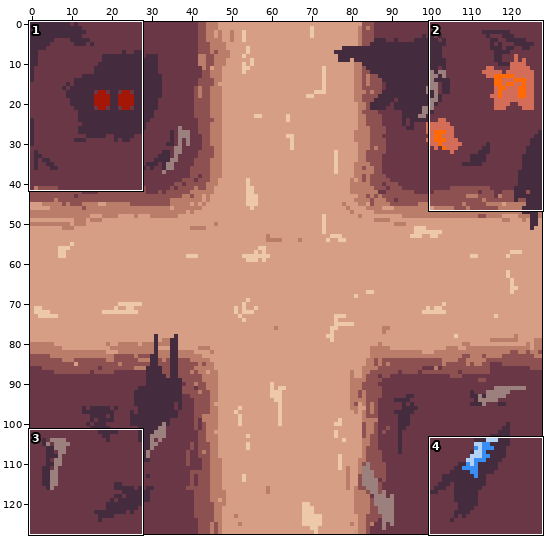
A sprite sheet gets an edit: public/assets/tiles/tile2.png. The picture above shows the old version from afar; the outline marks the close-up.
Close-up. Before:
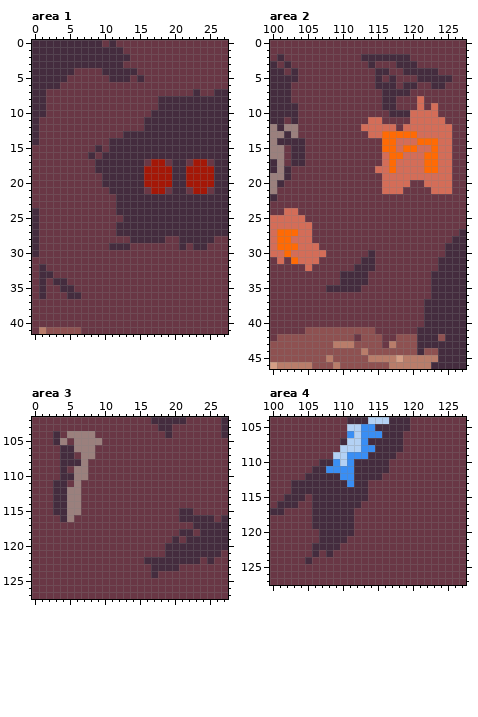
The file is 128x128 pixels. Colours within 5 levels of each other are drawn and written as one. Shown: area 1: x 0..27, y 0..41; area 2: x 100..127, y 0..46; area 3: x 0..27, y 102..127; area 4: x 100..127, y 104..127.
Now the later version:
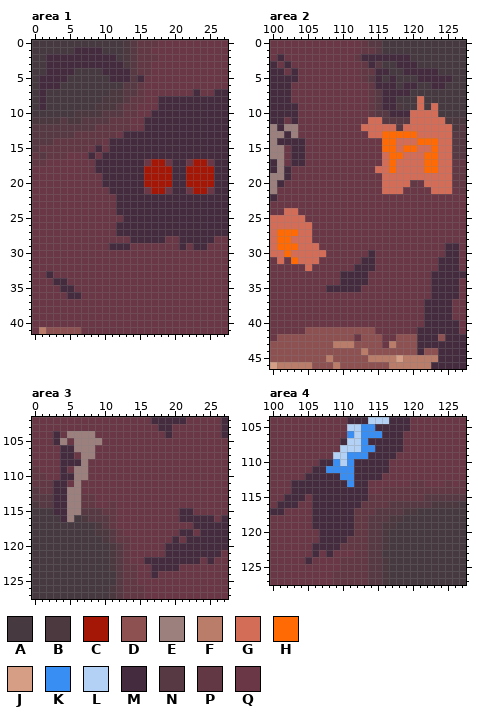
Palette (. is transparent): A #463a40  B #4c3940  C #a41707  D #8e5151  E #9b807d  F #b97d6a  G #d46d58  H #ff6a04  J #d59e85  K #398ef4  L #b3d1f4  M #442c3e  N #573943  P #623844  Q #693745
Difference:
--- area 1
@@ x 0..27 @@
- 0 MMMMMMMMMMQMQQQQQQQQQQQQQQQQ
- 1 MMMMMMMMMMMMMQQQQQQQQQQQQQQQ
- 2 MMMMMMMMMMMMMMQQQQQQQQQQQQQQ
- 3 MMMMMMMMMMMMMQQQQQQQQQQQQQQQ
- 4 MMMMMMQQQQMMMMMQQQQQQQQQQQQQ
- 5 MMMMMQQQQQQMMMQMQQQQQQQQQQQQ
- 6 MMMMQQQQQQQQQQQQQQQQQQQQQQQQ
- 7 MMQQQQQQQQQQQQQQQQQQQQQMQQMM
- 8 MMQQQQQQQQQQQQQQQQMMMMMMMMMM
- 9 MMQQQQQQQQQQQQQQQQMMMMMMMMMM
-10 MMQQQQQQQQQQQQQQQMMMMMMMMMMM
-11 MQQQQQQQQQQQQQQQMMMMMMMMMMMM
-12 MQQQQQQQQQQQQQQQMMMMMMMMMMMM
-13 MQQQQQQQQQQQQMMMMMMMMMMMMMMM
-14 MQQQQQQQQQQMMMMMMMMMMMMMMMMM
-15 QQQQQQQQQMQMMMMMMMMMMMMMMMMM
-16 QQQQQQQQMQMMMMMMMMMMMMMMMMMM
-17 QQQQQQQQQMMMMMMMQCCQMMQCCQMM
+ 0 AAAAAAAAAAAAABNPPPQQQQQQQQQQ
+ 1 AAAAAAMMMMAAABNPPQQQQQQQQQQQ
+ 2 AAMMMMMMMMMMABNPPPQQQQQQQQQQ
+ 3 AAMMMMMMMMMMMBNPPQQQQQQQQQQQ
+ 4 AAMMMMAAAAMMMMNPPQQQQQQQQQQQ
+ 5 AMMMMAAAAAAMMMNMQQQQQQQQQQQQ
+ 6 AMMMAAAAAAAAANNPQQQQQQQQQQQQ
+ 7 AMAAAAAAAAABBNNPQQQQQQQMQQMM
+ 8 AMAAAAAAAABBBNPPQQMMMMMMMMMM
+ 9 AMAAAAAAABBBNPPQQQMMMMMMMMMM
+10 AAAAAABBBBNNNPPQQMMMMMMMMMMM
+11 BBBBNBBNNNNPPPQQMMMMMMMMMMMM
+12 NNNNNNNNNPPPPPQQMMMMMMMMMMMM
+13 NNNNNNPPPPPPQMMMMMMMMMMMMMMM
+14 NNNPPPPPPPQMMMMMMMMMMMMMMMMM
+15 NPPPPPPPQMQMMMMMMMMMMMMMMMMM
+16 PNPPPQQQMQMMMMMMMMMMMMMMMMMM
+17 PPQQQQQQQMMMMMMMQCCQMMQCCQMM
 18 QQQQQQQQQMMMMMMMCCCCMMCCCCMM
@@ x 0..3 @@
 23 QQQQ
-24 MQQQ
-25 MQQQ
-26 MQQQ
-27 MQQQ
-28 MQQQ
-29 MQQQ
-30 MQQQ
+24 QQQQ
+25 QQQQ
+26 QQQQ
+27 QQQQ
+28 QQQQ
+29 QQQQ
+30 QQQQ
 31 QQQQ
-32 QMQQ
-33 QMMQ
-34 QMQM
-35 QMQQ
-36 QMQQ
+32 QQQQ
+33 QQMQ
+34 QQQM
+35 QQQQ
+36 QQQQ
 37 QQQQ
--- area 2
@@ x 110..127 @@
- 0 QQQQQQQQQQQQQQQQQQ
- 1 QQQQQQQQQQQQQQQQQQ
- 2 QQQMMMMMMMQQQQQQQQ
- 3 QQQQMQQQMMMQQQQQQQ
- 4 QQQQQMMQQMMMMMQQQQ
- 5 QQQQQMQMQQQMMMMMQQ
- 6 QQQQQMMMQMMQQMMQQQ
- 7 QQQQQQMMMMQQQQQQQQ
- 8 QQQQQQMMQQQGQQQQQQ
- 9 QQQQQQMMQQQGQGQQQQ
-10 QQQQQQQMMMGGGGQQQQ
-11 QQQQGGQQQQGGGGGQQQ
-12 QQQGGGGGQGGGGGGGQQ
-13 QQQQGGHHHHHGGGGGQQ
-14 QQQQQQHHGGGHHHGGQQ
-15 QQQQQQHHGHHGGHGGQQ
-16 QQQQQQGHHGGGHHGGQQ
-17 QQQQQQGHGGGGHHGGQQ
-18 QQQQQGGHGGGGHHGGQQ
-19 QQQQQQGGGGGGGGGGQQ
-20 QQQQQQGGGGQQGGGGQQ
-21 QQQQQQGGGQQQQGGGQQ
+ 0 QQQPNNAAAAAAAAAAAA
+ 1 QQQPPNAAAAAAAAAAAA
+ 2 QQPMMMMMMMAAAAAAAA
+ 3 QQQPMNAAMMMAAAAAAA
+ 4 QQQPPMMAAMMMMMAAAA
+ 5 QQQPNMAMAAAMMMMMAA
+ 6 QQQQPMMMAMMAAMMAAA
+ 7 QQQQPNMMMMAAAAAAAA
+ 8 QQQQPNMMAAAGAAAAAA
+ 9 QQQQPNMMBAAGAGAAAA
+10 QQQQPNNMMMGGGGAAAA
+11 QQQQGGNNNNGGGGGBBB
+12 QQQGGGGGNGGGGGGGBN
+13 QQQQGGHHHHHGGGGGNN
+14 QQQQQQHHGGGHHHGGNN
+15 QQQQQQHHGHHGGHGGNN
+16 QQQQQQGHHGGGHHGGNN
+17 QQQQQQGHGGGGHHGGPP
+18 QQQQQGGHGGGGHHGGPP
+19 QQQQQQGGGGGGGGGGPP
+20 QQQQQQGGGGPQGGGGPP
+21 QQQQQQGGGQQQQGGGQP
 22 QQQQQQQQQQQQQQQQQQ
@@ x 124..127 @@
 26 QQQQ
-27 QQQM
-28 QQMM
-29 QMMM
-30 QMMM
-31 MMMM
-32 MMMM
+27 QQQQ
+28 QQQQ
+29 QMMQ
+30 QMMQ
+31 MMMQ
+32 MMMQ
 33 MMMM
-34 MMMM
-35 MMMM
-36 MMMM
-37 MMMM
-38 MMMM
-39 MMMM
-40 MMMM
-41 MMMM
+34 MMMQ
+35 MMMQ
+36 MMMQ
+37 MMQQ
+38 MMQQ
+39 MMQQ
+40 MMMQ
+41 MMMQ
 42 DMMM
--- area 3
@@ x 0..17 @@
 108 QQQQMMMEQQQQQQQQQQ
-109 QQQQMQEEQQQQQQQQQQ
-110 QQQQMMEEQQQQQQQQQQ
-111 QQQMMQEQQQQQQQQQQQ
-112 QQQMMEEQQQQQQQQQQQ
-113 QQQMMEEQQQQQQQQQQQ
-114 QQQMMEEQQQQQQQQQQQ
-115 QQQMMEEQQQQQQQQQQQ
-116 QQQQMEQQQQQQQQQQQQ
-117 QQQQQQQQQQQQQQQQQQ
-118 QQQQQQQQQQQQQQQQQQ
-119 QQQQQQQQQQQQQQQQQQ
-120 QQQQQQQQQQQQQQQQQQ
-121 QQQQQQQQQQQQQQQQQQ
-122 QQQQQQQQQQQQQQQQMM
-123 QQQQQQQQQQQQQQQQQM
-124 QQQQQQQQQQQQQQQQQM
-125 QQQQQQQQQQQQQQQQQQ
-126 QQQQQQQQQQQQQQQQQQ
-127 QQQQQQQQQQQQQQQQQQ
+109 PQQQMQEEQQQQQQQQQQ
+110 PPQQMMEEQQQQQQQQQQ
+111 PPPMMQEQQQQQQQQQQQ
+112 NPPMMEEQQQQQQQQQQQ
+113 NNNMMEEPPQQQQQQQQQ
+114 BNNMMEEPPQQPQQQQQQ
+115 AAAMMEENNNPPQQQQQQ
+116 AAAAMEABNNNPQQQQQQ
+117 AAAAAAAAABNPQQQQQQ
+118 AAAAAAAAABBNPQQQQQ
+119 AAAAAAAAAABNPPQQQQ
+120 AAAAAAAAAAABNPQQQQ
+121 AAAAAAAAAAABNPQQQQ
+122 AAAAAAAAAAABNPQQMM
+123 AAAAAAAAAAABNPPQQM
+124 AAAAAAAAAAAANPPQQM
+125 AAAAAAAAAAAANPPQQQ
+126 AAAAAAAAAAABNPPPQQ
+127 AAAAAAAAAAABNPPPQQ
--- area 4
@@ x 100..127 @@
 112 QQQQQMMMMMKKMMMMQQQQQQQQQQQQ
-113 QQQMMMMMMMMKMMQQQQQQQQQQQQQQ
-114 QQQMMMMMMMMMMMQQQQQQQQQQQQQQ
-115 QQMMMQMMMMMMMMQQQQQQQQQQQQQQ
-116 QMMMQQMMMMMMMQQQQQQQQQQQQQQQ
-117 MMQQQQMMMMMMQQQQQQQQQQQQQQQQ
-118 QQQQQQMMMMMMQQQQQQQQQQQQQQQQ
-119 QQQQQQMMMMMMQQQQQQQQQQQQQQQQ
-120 QQQQQQQMMMMMQQQQQQQQQQQQQQQQ
-121 QQQQQQQMMMMQQQQQQQQQQQQQQQQQ
-122 QQQQQQMMMMQQQQQQQQQQQQQQQQQQ
-123 QQQQQQMQMQQQQQQQQQQQQQQQQQQQ
-124 QQQQQMQQQQQQQQQQQQQQQQQQQQQQ
-125 QQQQQQQQQQQQQQQQQQQQQQQQQQQQ
-126 QQQQQQQQQQQQQQQQQQQQQQQQQQQQ
-127 QQQQQQQQQQQQQQQQQQQQQQQQQQQQ
+113 QQQMMMMMMMMKMMQQQQQQPPQQQPQP
+114 QQQMMMMMMMMMMMQQPPPPPPPPPPPP
+115 QQMMMQMMMMMMMMPPPPPPPPNNNNNN
+116 QMMMQQMMMMMMMPPPPNNNNNNBBBBA
+117 MMQQQQMMMMMMPPPNNNNBBAAAAAAA
+118 QQQQQQMMMMMMPPNNNBBAAAAAAAAA
+119 QQQQQQMMMMMMPPNNBBAAAAAAAAAA
+120 QQQQQQQMMMMMPPNNBAAAAAAAAAAA
+121 QQQQQQQMMMMPPPNNBAAAAAAAAAAA
+122 QQQQQQMMMMPPPPNNBAAAAAAAAAAA
+123 QQQQQQMQMQQQPPNNAAAAAAAAAAAA
+124 QQQQQMQQQQPPPPNNBAAAAAAAAAAA
+125 QQQQQQQQQQPPPPNNBAAAAAAAAAAA
+126 QQQQQQQQQPPPPPNNBAAAAAAAAAAA
+127 QQQQQQQQQPPPPPNNBAAAAAAAAAAA
Boxes around the changes in both close-ups, in picture pixels (x1, y1, x2, y2):
changed: (32, 40, 158, 166)
changed: (32, 208, 46, 299)
changed: (354, 40, 466, 194)
changed: (452, 229, 466, 334)
changed: (32, 466, 144, 599)
changed: (333, 480, 466, 585)
